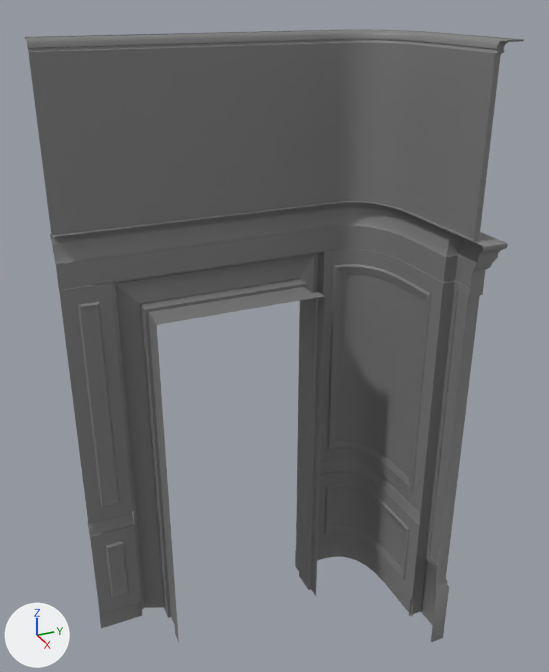
Renders of the FBX model Projet Final Manoir/Manoir_FBX_Unwrapped/AR-WallCornerRound_01.FBX from each side of a commit.
Before and after are seen from a camera (50 mm lens) standing at (7.81, -6.43, 10.2) and looking at (-1.58, -2.2, 5.51). Arrows for +X, +Y and +Z are at lower left; the lights stay in place. Where no turn or scale is listed for an object, it has been applied to the vertices.

Names of what the first picture shows: 'AR-WallCornerRound_01'.
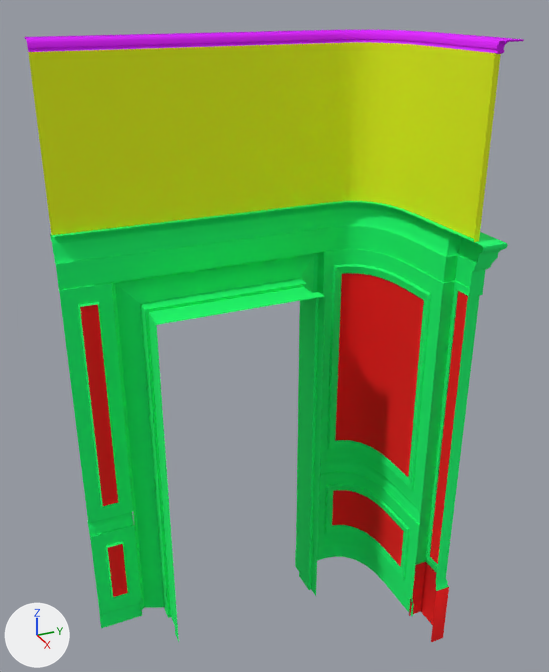
Diff of the bpy script that builds the scene:
```diff
--- a/Projet Final Manoir/Manoir_FBX_Unwrapped/AR-WallCornerRound_01.FBX.py
+++ b/Projet Final Manoir/Manoir_FBX_Unwrapped/AR-WallCornerRound_01.FBX.py
@@ mat_material__14 @@
+mat_material__14 = principled_material('Material #14')
+mat_material__14.base_color = (0.0, 1.0, 0.165)  # green #00ff71
+mat_material__14.roughness = 0.859
@@ mat_material__15 @@
+mat_material__15 = principled_material('Material #15')
+mat_material__15.base_color = (1.0, 0.0, 0.0)  # red #ff0000
+mat_material__15.roughness = 0.859
@@ mat_material__13 @@
+mat_material__13 = principled_material('Material #13')
+mat_material__13.base_color = (0.729, 0.0, 1.0)  # pink #de00ff
+mat_material__13.roughness = 0.859
@@ mat_material__16 @@
+mat_material__16 = principled_material('Material #16')
+mat_material__16.base_color = (0.816, 0.961, 0.0)  # yellow #e9fb00
+mat_material__16.roughness = 0.859
@@ me_mesh @@
 me_mesh.from_pydata(...)  # 860 vertices, 1497 faces; spans x -2.8..0.2, y -5.08..0.4, z 0.0..9.65
 # used by ob_ar_wallcornerround_01; location = (0.0, 0.0, 0.0)
+# me_mesh part 1: 1164 of the faces centred in x -2.74..0.2, y -5.0..0.4, z 0.1..7.13 switch from mat_worldgridmaterial (grey #808080) to mat_material__14 (green #00ff71)
+# me_mesh part 2: all 225 faces centred in x -2.8..0.18, y -4.8..0.26, z 9.49..9.65 switch from mat_worldgridmaterial (grey #808080) to mat_material__13 (pink #de00ff)
+# me_mesh part 3: 20 of the faces centred in x -2.52..0.05, y -0.55..0.25, z 0.38..1.35 switch from mat_worldgridmaterial (grey #808080) to mat_material__15 (red #ff0000)
+# me_mesh part 4: 16 of the faces centred in x -2.52..-0.22, y -0.55..0.2, z 3.01..4.87 switch from mat_worldgridmaterial (grey #808080) to mat_material__15 (red #ff0000)
+# me_mesh part 5: 9 of the faces centred in x -2.52..-2.51, y -4.78..-4.61, z 0.73..3.75 switch from mat_worldgridmaterial (grey #808080) to mat_material__15 (red #ff0000)
+# me_mesh part 6: 3 of the faces centred in x -2.51, y -4.78..-4.61, z 4.87..6.03 switch from mat_worldgridmaterial (grey #808080) to mat_material__15 (red #ff0000)
+# me_mesh part 7: all 60 faces centred in x -2.62..0.0, y -4.8..0.08, z 7.52..9.09 switch from mat_worldgridmaterial (grey #808080) to mat_material__16 (yellow #e9fb00)
```

Where the change shows, as pixel boxes (x1, y1, x2, y2) in the pictures (549 x 672 px):
part 1 of me_mesh, recoloured (grey to green)
    both: (50, 201, 508, 642)
part 2 of me_mesh, recoloured
    both: (25, 30, 524, 54)
part 3 of me_mesh, recoloured (grey to red)
    both: (332, 490, 449, 642)
part 4 of me_mesh, recoloured (grey to red)
    both: (335, 273, 468, 564)
part 5 of me_mesh, recoloured (grey to red)
    both: (90, 320, 128, 597)
part 6 of me_mesh, recoloured (grey to red)
    both: (80, 304, 118, 503)
part 7 of me_mesh, recoloured (grey to yellow)
    both: (28, 42, 501, 242)
